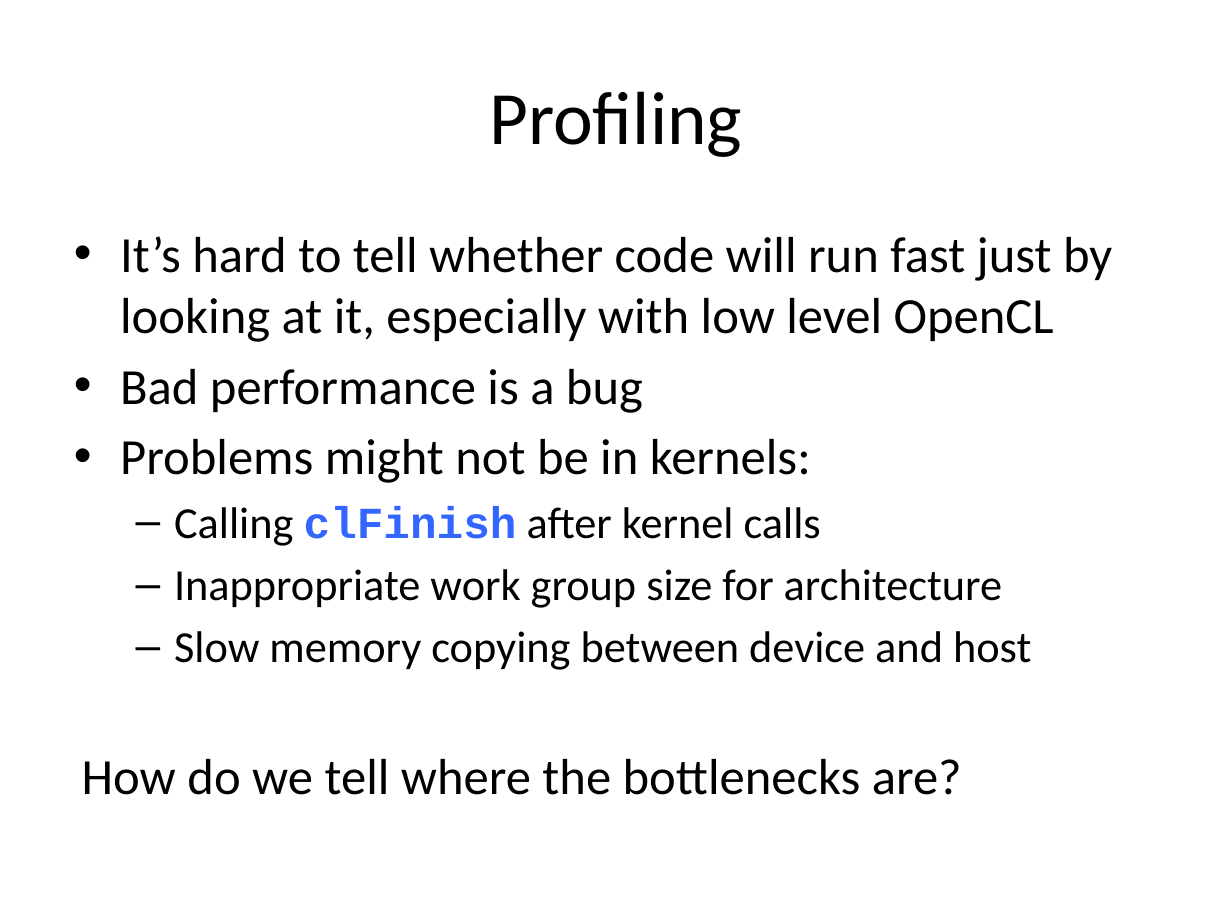
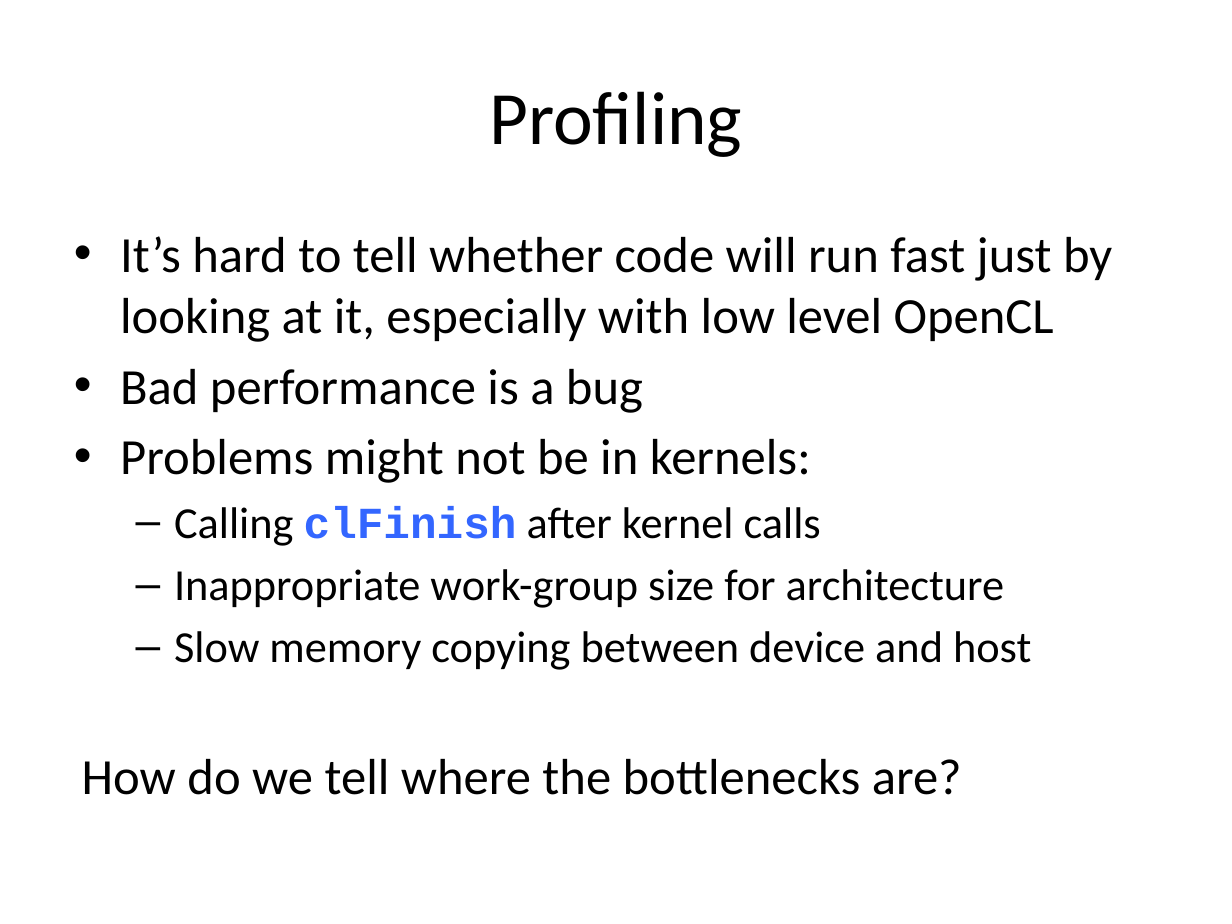
Before and after one commit to UoB-HPC/opencl-training-code, a slide deck: slide 2 of slides/advanced_part3.pptx. Drawn at 1232x924 pixels with LibreOffice and Linux fonts; fonts in the diff are those of the drawing. Boxes give left, top, right and bottom in pixels: in the first picture for what was removed or moved away, otherwise in the second. Text is boxed around its words. In the diff, an @@ line names an element or a change of style, - is before the commit and + after.

Commit message:
Fixed minor typos.

```diff
--- a/slides/advanced_part3.pptx
+++ b/slides/advanced_part3.pptx
@@ text at (x1=174, y1=569, x2=1004, y2=608): text changed @@
-  – Inappropriate work group size for architecture
+  – Inappropriate work-group size for architecture
```
Also in this commit, not shown: 1 other slide changed.
